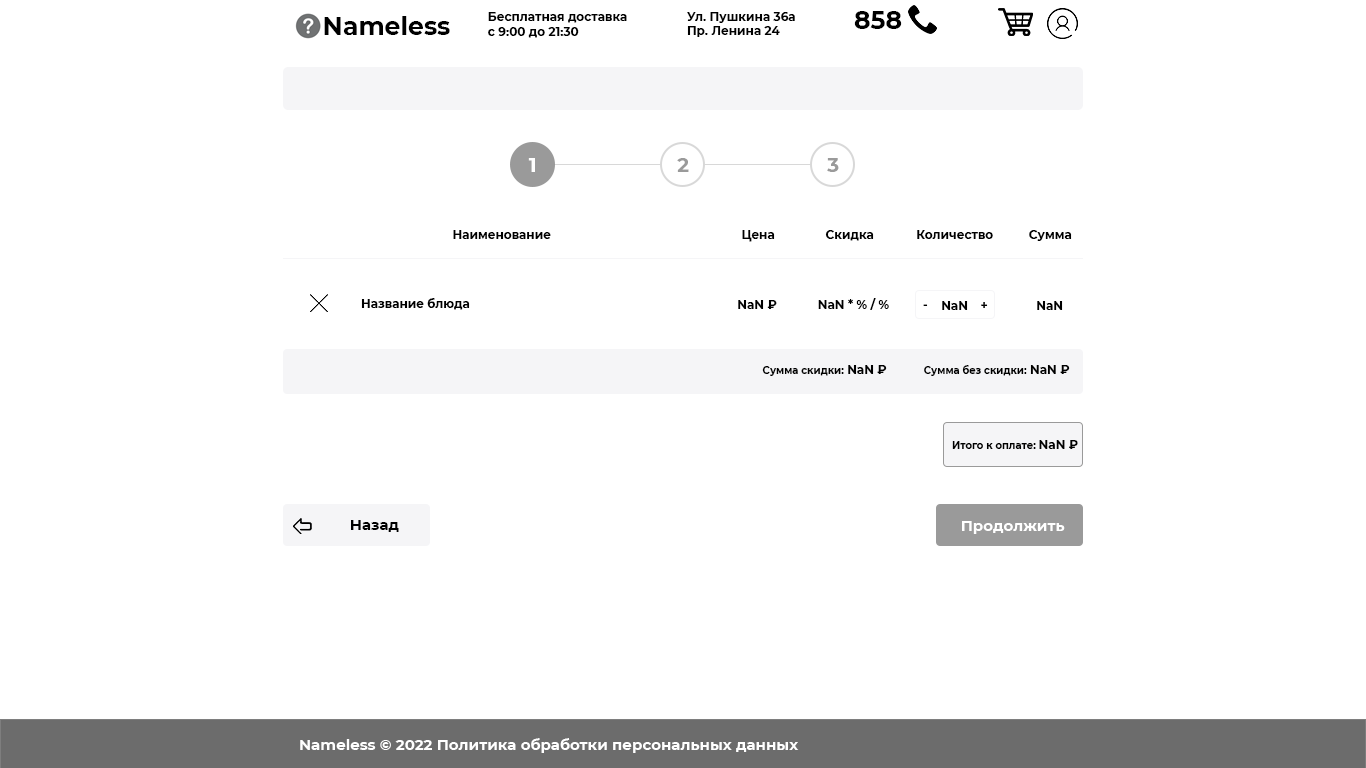
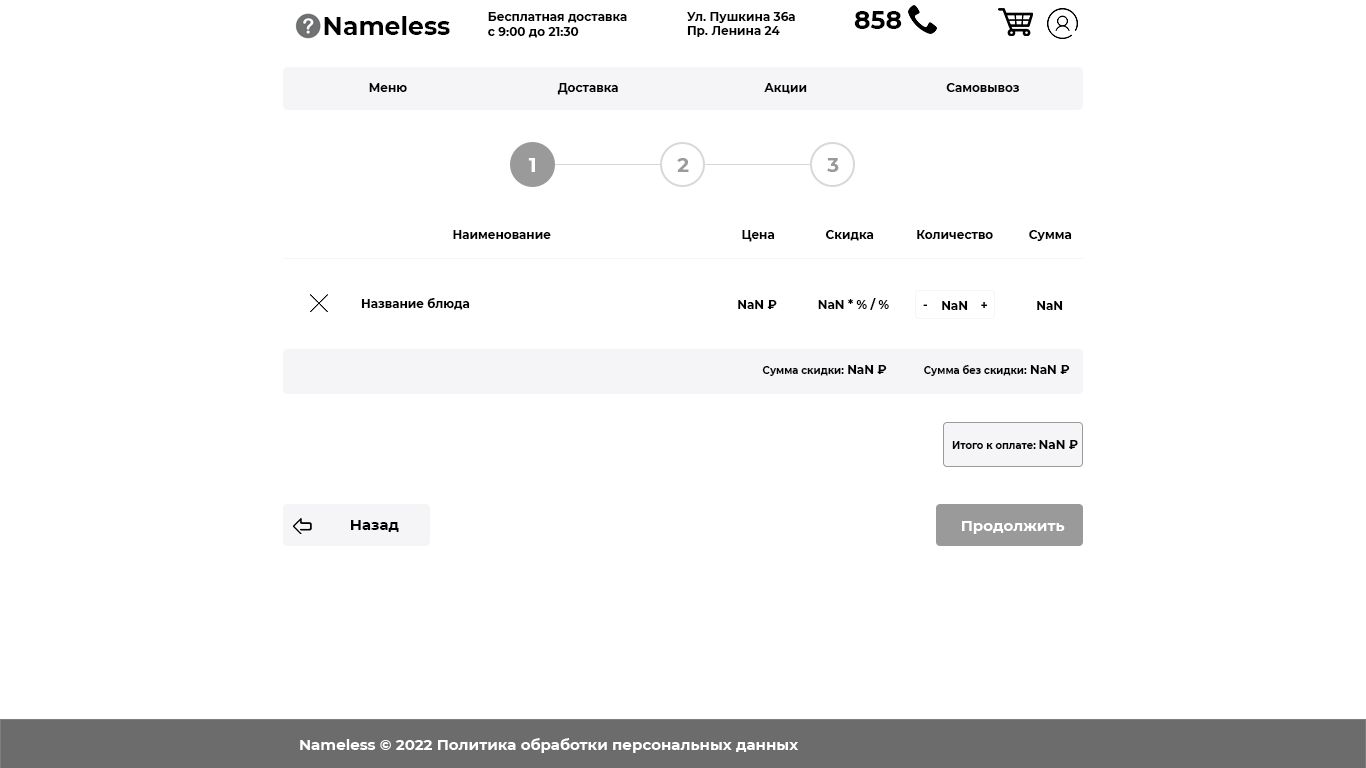
Two versions of the same layered image (1366 x 768). Layer-by-layer changes:
added group "Text" (1st of 5, in "Navigation") with 4 layers in group "Navigation" over [369, 83, 1020, 95]
added layer "Меню" (1st of 3, in "Navigation" › "Text") in group "Text" over [369, 83, 407, 92]
added layer "Доставка" (1st of 3, in "Navigation" › "Text") in group "Text" over [557, 83, 618, 95]
added layer "Акции" (1st of 3, in "Navigation" › "Text") in group "Text" over [764, 83, 807, 94]
added layer "Самовывоз" (1st of 3, in "Navigation" › "Text") in group "Text" over [946, 83, 1020, 92]
